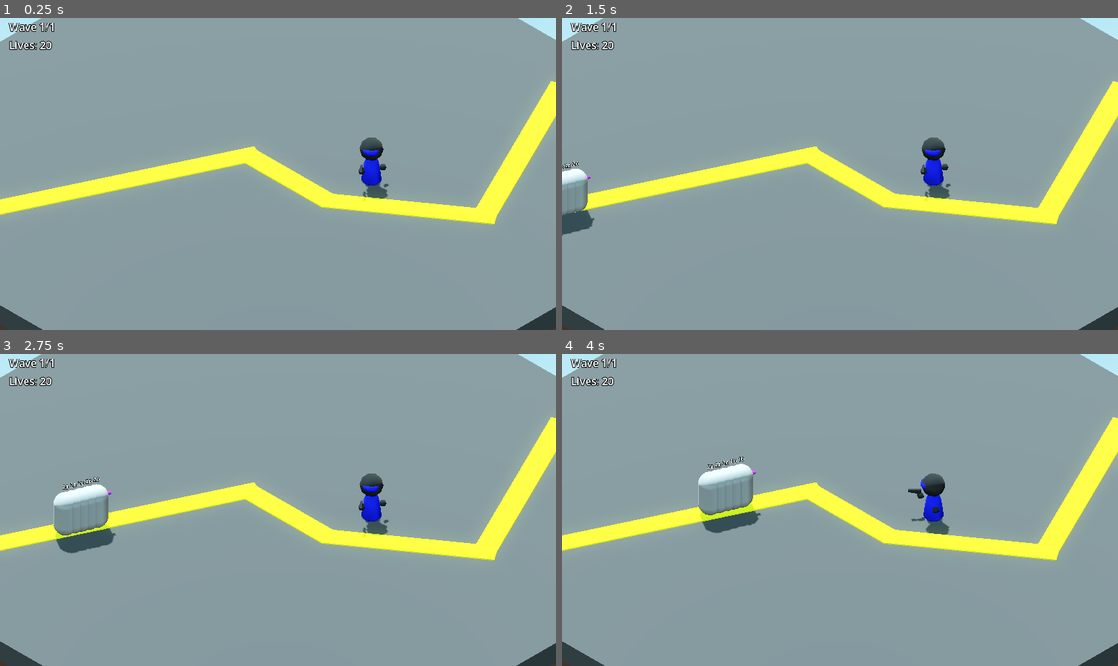
Above: before the commit, frames 1-4 (two rows, left to right).
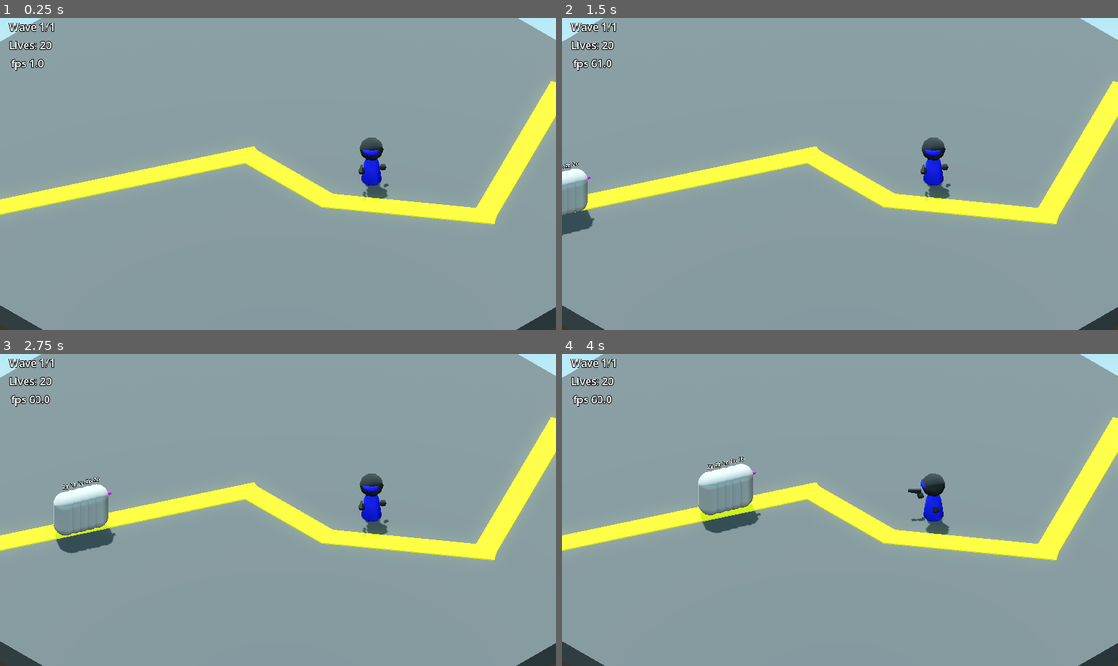
Above: after the commit, the same moments.

Repository: mathiasscherer2007/tower-defense
Game: Godot game, scene res://Scenes/main.tscn
Two runs of this game, one before a commit and one after it. Both use one fixed random seed, a clock stepped at 60 frames per second and the inputs below.
Inputs:
- Up to frame 1 (0.25 s): no input
- Up to frame 2 (1.5 s): tap Enter at 0.5 s
- Up to frame 3 (2.75 s): no input
- Up to frame 4 (4 s): no input

The runs differ from the first frame. In frame 1, 0.1% of the frame differs, in the area x 1-8%, y 13-17%; in frame 2, 0.1%; in frame 3, 0.1%, in the area x 1-9%, y 13-17%; in frame 4, 0.1%.

Commit message:
Split hitscan attack from particle effect so it doesn't delete itself when attack calculations are done, add FPS counter to UI

Diff:
--- /dev/null
+++ b/Scenes/Effects/muzzleflash.tscn
@@ -0,0 +1,59 @@
+[gd_scene format=3 uid="uid://bcvf6hvbieigx"]
+
+[ext_resource type="Script" uid="uid://bos2vvghy5tut" path="res://Scripts/Effects/muzzleeffect.gd" id="1_iqi0q"]
+
+[sub_resource type="StandardMaterial3D" id="StandardMaterial3D_lmdfk"]
+transparency = 1
+blend_mode = 1
+shading_mode = 0
+vertex_color_use_as_albedo = true
+vertex_color_is_srgb = true
+albedo_color = Color(1, 1, 0, 1)
+
+[sub_resource type="Gradient" id="Gradient_lmdfk"]
+colors = PackedColorArray(1, 1, 1, 1, 1, 1, 1, 0)
+
+[sub_resource type="GradientTexture1D" id="GradientTexture1D_xafbb"]
+gradient = SubResource("Gradient_lmdfk")
+
+[sub_resource type="ParticleProcessMaterial" id="ParticleProcessMaterial_xafbb"]
+lifetime_randomness = 1.0
+emission_shape_scale = Vector3(0.1, 0.1, 0.1)
+angle_min = -4.9999895
+angle_max = 5.000011
+direction = Vector3(0, 0, -1)
+spread = 30.0
+initial_velocity_min = 6.0
+initial_velocity_max = 8.0
+gravity = Vector3(0, 0, 0)
+scale_min = 0.29999998
+scale_max = 1.1
+color_ramp = SubResource("GradientTexture1D_xafbb")
+turbulence_noise_strength = 0.0
+
+[sub_resource type="StandardMaterial3D" id="StandardMaterial3D_qm3uc"]
+vertex_color_use_as_albedo = true
+albedo_color = Color(1, 1, 0, 1)
+emission_enabled = true
+emission = Color(0.9955804, 0.99558026, 0.99558026, 1)
+billboard_keep_scale = true
+
+[sub_resource type="QuadMesh" id="QuadMesh_xafbb"]
+material = SubResource("StandardMaterial3D_qm3uc")
+size = Vector2(0.02, 0.2)
+
+[node name="MuzzleFlash" type="GPUParticles3D" unique_id=9016718]
+material_override = SubResource("StandardMaterial3D_lmdfk")
+emitting = false
+amount = 10
+lifetime = 0.25
+interp_to_end = 0.05
+one_shot = true
+preprocess = 0.02
+explosiveness = 1.0
+transform_align = 3
+process_material = SubResource("ParticleProcessMaterial_xafbb")
+draw_pass_1 = SubResource("QuadMesh_xafbb")
+script = ExtResource("1_iqi0q")
+
+[connection signal="finished" from="." to="." method="_on_finished"]
--- a/Scenes/Shootables/Hitscans/hitscanexample.tscn
+++ b/Scenes/Shootables/Hitscans/hitscanexample.tscn
@@ -1,55 +1,8 @@
 [gd_scene format=3 uid="uid://doxxqrafmcolf"]
 
 [ext_resource type="Script" uid="uid://cb3gme1h6ojxs" path="res://Scripts/Shootables/Hitscans/hitscan.gd" id="1_lmdfk"]
-
-[sub_resource type="StandardMaterial3D" id="StandardMaterial3D_lmdfk"]
-transparency = 1
-blend_mode = 1
-shading_mode = 0
-vertex_color_use_as_albedo = true
-vertex_color_is_srgb = true
-albedo_color = Color(1, 1, 0, 1)
-
-[sub_resource type="Gradient" id="Gradient_lmdfk"]
-colors = PackedColorArray(1, 1, 1, 1, 1, 1, 1, 0)
-
-[sub_resource type="GradientTexture1D" id="GradientTexture1D_xafbb"]
-gradient = SubResource("Gradient_lmdfk")
-
-[sub_resource type="ParticleProcessMaterial" id="ParticleProcessMaterial_xafbb"]
-lifetime_randomness = 1.0
-emission_shape_scale = Vector3(0.1, 0.1, 0.1)
-emission_shape = 3
-emission_box_extents = Vector3(0.5, 1, 0.5)
-angle_min = -4.9999895
-angle_max = 5.000011
-direction = Vector3(0, 0, -1)
-spread = 30.0
-initial_velocity_min = 4.0
-initial_velocity_max = 6.0
-gravity = Vector3(0, 0, 0)
-scale_min = 0.29999998
-scale_max = 1.1
-color_ramp = SubResource("GradientTexture1D_xafbb")
-turbulence_noise_strength = 0.0
-
-[sub_resource type="SphereMesh" id="SphereMesh_qm3uc"]
-radius = 0.038
-height = 0.075
-radial_segments = 4
-rings = 1
+[ext_resource type="PackedScene" uid="uid://bcvf6hvbieigx" path="res://Scenes/Effects/muzzleflash.tscn" id="2_xafbb"]
 
 [node name="Hitscanexample" type="Node3D" unique_id=1179924121]
 script = ExtResource("1_lmdfk")
-
-[node name="GPUParticles3D" type="GPUParticles3D" parent="." unique_id=1148810744]
-material_override = SubResource("StandardMaterial3D_lmdfk")
-emitting = false
-amount = 15
-lifetime = 0.35000000000000003
-interp_to_end = 0.05
-one_shot = true
-preprocess = 0.02
-explosiveness = 1.0
-process_material = SubResource("ParticleProcessMaterial_xafbb")
-draw_pass_1 = SubResource("SphereMesh_qm3uc")
+muzzle_effect = ExtResource("2_xafbb")
--- a/Scenes/main.tscn
+++ b/Scenes/main.tscn
@@ -43,4 +43,13 @@
 text = "Lives: "
 label_settings = SubResource("LabelSettings_8gbba")
 
+[node name="FPS" type="Label" parent="CanvasLayer/UI" unique_id=1176388952]
+layout_mode = 0
+offset_left = 17.0
+offset_top = 58.0
+offset_right = 68.0
+offset_bottom = 81.0
+text = "Wave: "
+label_settings = SubResource("LabelSettings_bo1nx")
+
 [node name="Level" parent="." unique_id=2011401683 instance=ExtResource("1_jjgbg")]
--- /dev/null
+++ b/Scripts/Effects/muzzleeffect.gd
@@ -0,0 +1,8 @@
+extends GPUParticles3D
+
+func _ready() -> void:
+	emitting = true
+
+
+func _on_finished() -> void:
+	queue_free()
--- a/Scripts/Shootables/Hitscans/hitscan.gd
+++ b/Scripts/Shootables/Hitscans/hitscan.gd
@@ -2,6 +2,8 @@
 
 # TODO: Make tracer effects.
 # TODO: Make impact effects.
+
+@export var muzzle_effect: PackedScene
 
 var damage: float
 var pierce: float
@@ -9,8 +11,6 @@
 var direction: Vector3
 var spawn_point: Vector3
 var target: Vector3
-
-@onready var particles: GPUParticles3D = $GPUParticles3D
 
 
 func setup(args: Dictionary) -> void:
@@ -24,8 +24,12 @@
 func _ready() -> void:
 	direction = (target - spawn_point).normalized()
 	self.global_position = spawn_point
-	particles.emitting = true
 	look_at(target)
+
+	var effect_instance = muzzle_effect.instantiate()
+	get_parent().add_child(effect_instance)
+	effect_instance.global_position = spawn_point
+	effect_instance.look_at(target)
 
 
 func _physics_process(_delta: float) -> void:
--- a/Scripts/User Interface/level_ui.gd
+++ b/Scripts/User Interface/level_ui.gd
@@ -2,11 +2,16 @@
 
 @onready var wave_label = $Wave
 @onready var lives_label = $Lives
+@onready var fps_label = $FPS
 
 
 func setup(starter_health: int, total_waves: int) -> void:
 	lives_label.text = "Lives: " + str(starter_health)
 	wave_label.text = "Wave 1/" + str(total_waves)
+
+
+func _process(_delta: float) -> void:
+	fps_label.text = "fps " + str(Engine.get_frames_per_second())
 
 
 func _on_health_change(lives: int) -> void:
--- a/project.godot
+++ b/project.godot
@@ -64,3 +64,4 @@
 
 textures/canvas_textures/default_texture_filter=0
 rendering_device/driver.windows="d3d12"
+renderer/rendering_method.mobile="gl_compatibility"
Not shown, added: Scripts/Effects/muzzleeffect.gd.uid
